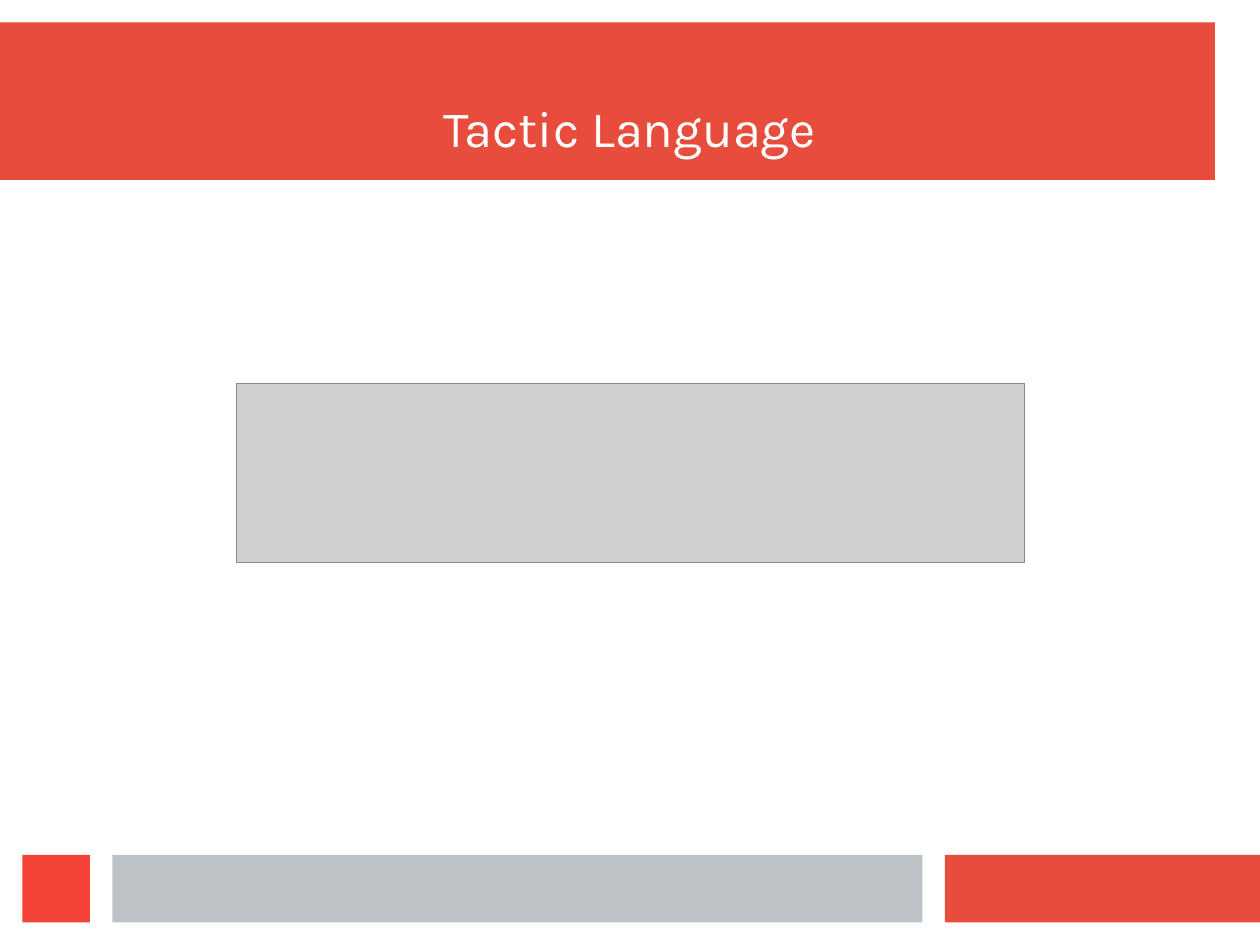
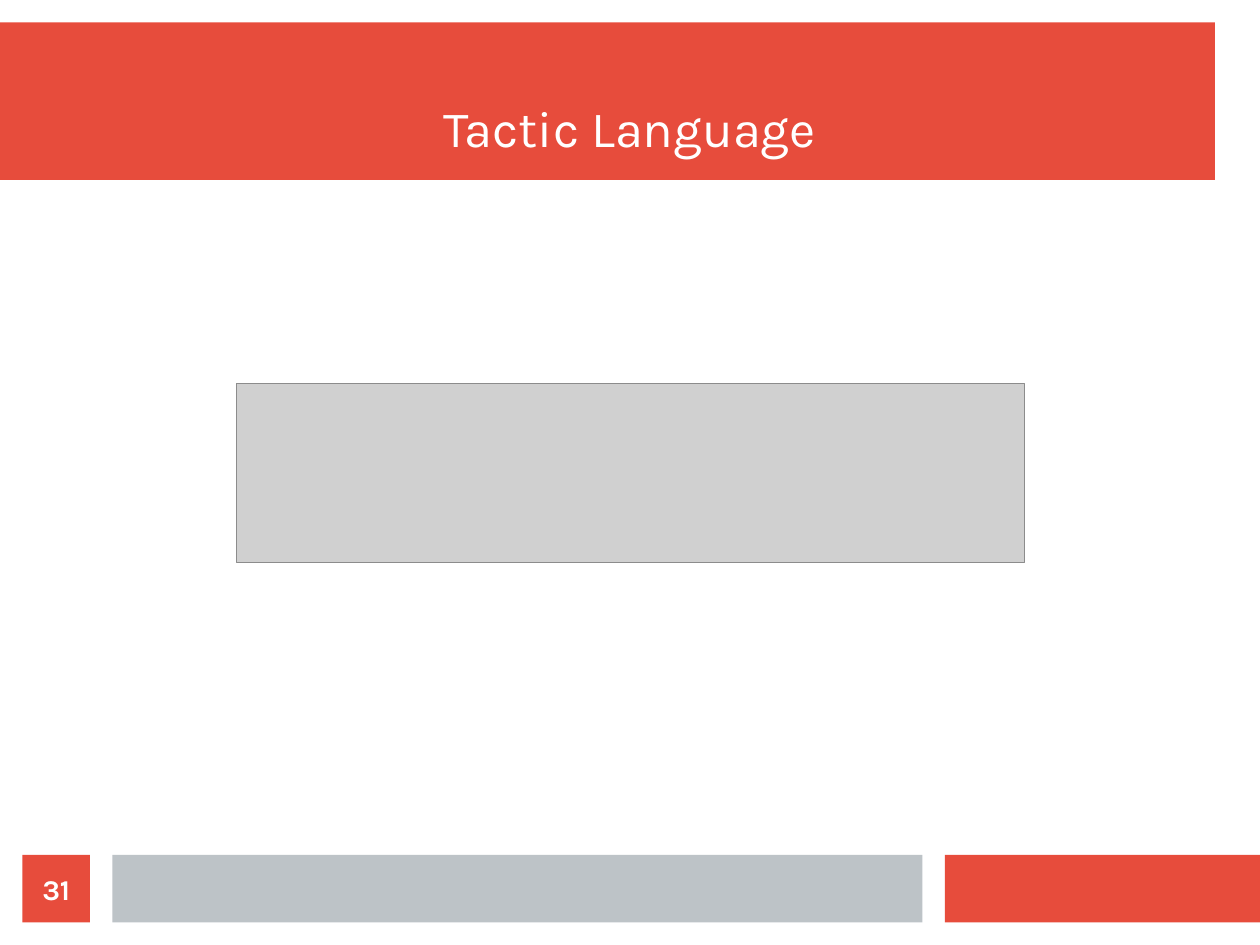
Before and after one commit to wilbowma/cur, a slide deck: slide 31 of hope-2016/slides.odp. Drawn at 1260x945 pixels with LibreOffice and Linux fonts; fonts in the diff are those of the drawing; grey boxes stand for pictures. Boxes give left, top, right and bottom in pixels: in the first picture for what was removed or moved away, otherwise in the second. Text is boxed around its words. In the diff, an @@ line names an element or a change of style, - is before the commit and + after.

```diff
--- a/hope-2016/slides.odp
+++ b/hope-2016/slides.odp
@@ rectangle removed at [23,855,90,923] @@
@@ page number added at [23,855,90,923], fill #E74C3C, 18 pt, text #FFFFFF, bold @@
+31
```
Also in this commit, not shown: 35 other slides changed, 3 slides added, 2 slides removed, 1 other file.
